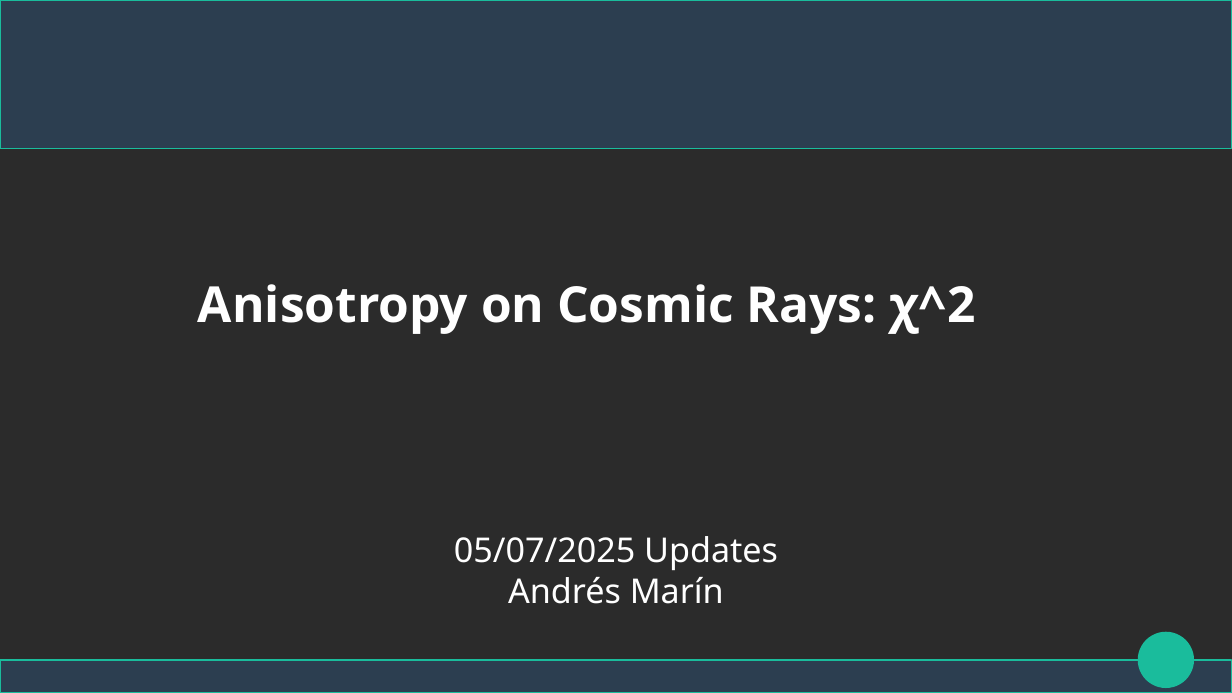
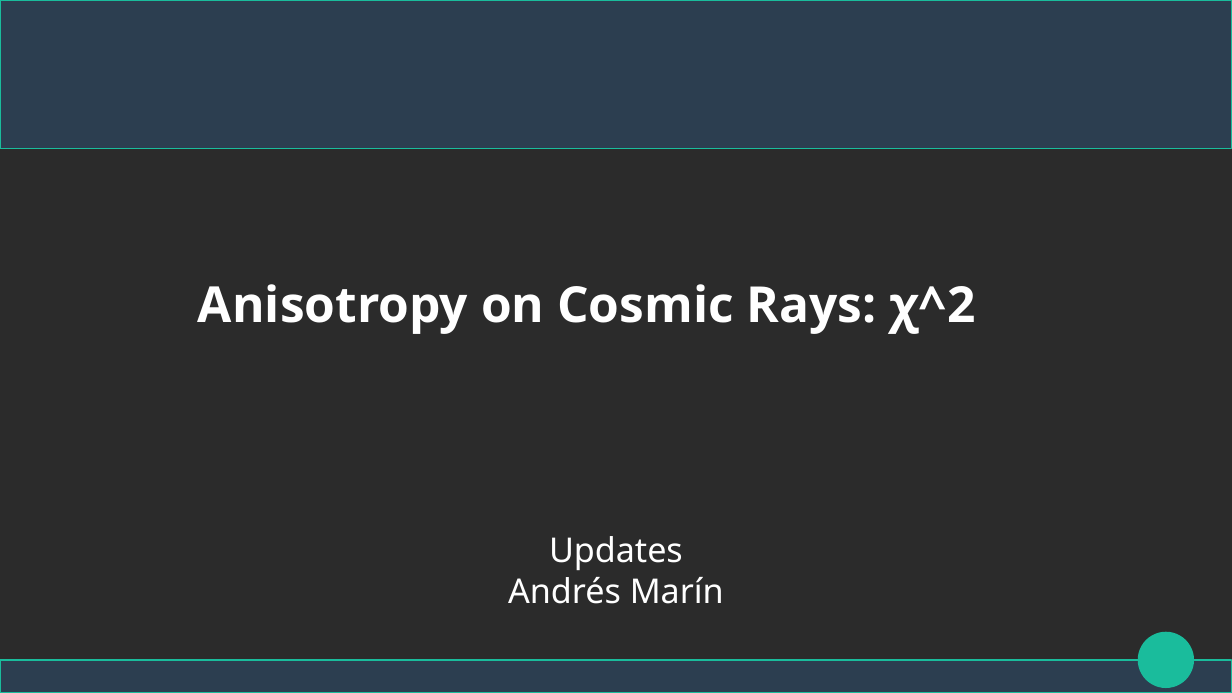
Before and after one commit to jcdiazvelez/ptracing-CosmicRay-analysis, a slide deck: slide 1 of Cosmic Rays - chi2.odp. Drawn at 1232x693 pixels with LibreOffice and Linux fonts; fonts in the diff are those of the drawing; background and template pictures are left out; a plain dark background stands for a picture behind light text. Boxes give left, top, right and bottom in pixels: in the first picture for what was removed or moved away, otherwise in the second. Text is boxed around its words. In the diff, an @@ line names an element or a change of style, - is before the commit and + after.

```diff
--- a/Cosmic Rays - chi2.odp
+++ b/Cosmic Rays - chi2.odp
@@ subtitle at (549, 536, 683, 570): text changed @@
-05/07/2025 Updates
+Updates
```
Also in this commit, not shown: 1 slide added, 25 other files.
